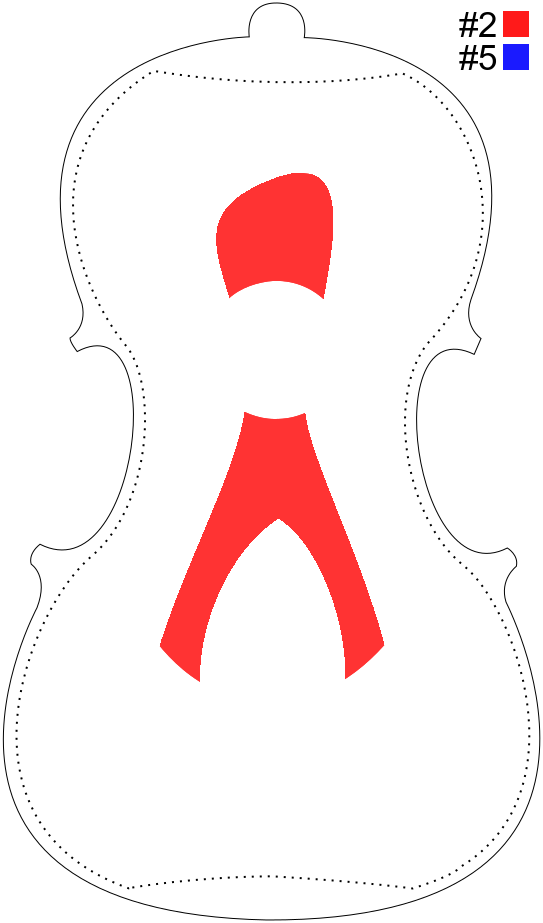
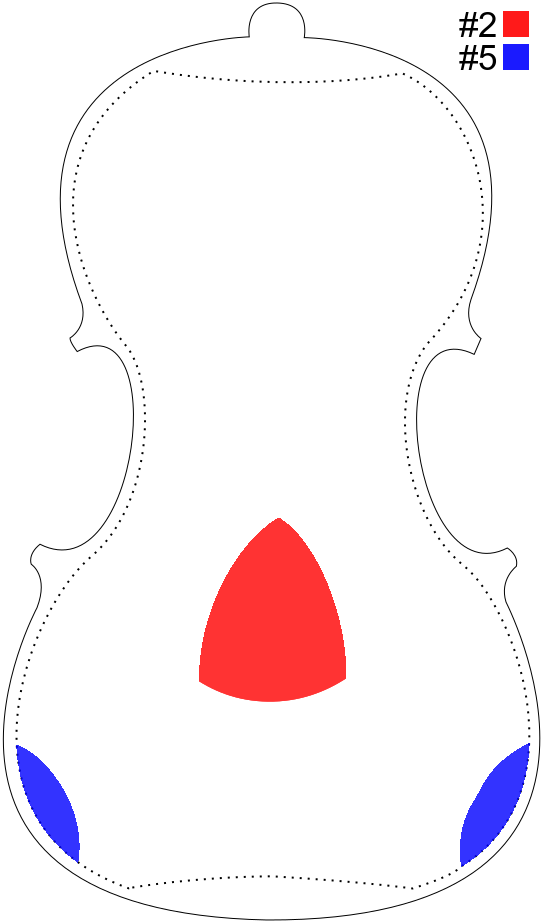
Before/after of a 543 x 923 layered artwork. What changed in the layer stack:
showed "5L" over left=16, top=743, right=530, bottom=867
added layer "2P -5P -5S" (80%) above "2P" over left=199, top=518, right=346, bottom=702
hid "2S -5P -5S" over left=159, top=173, right=385, bottom=682
